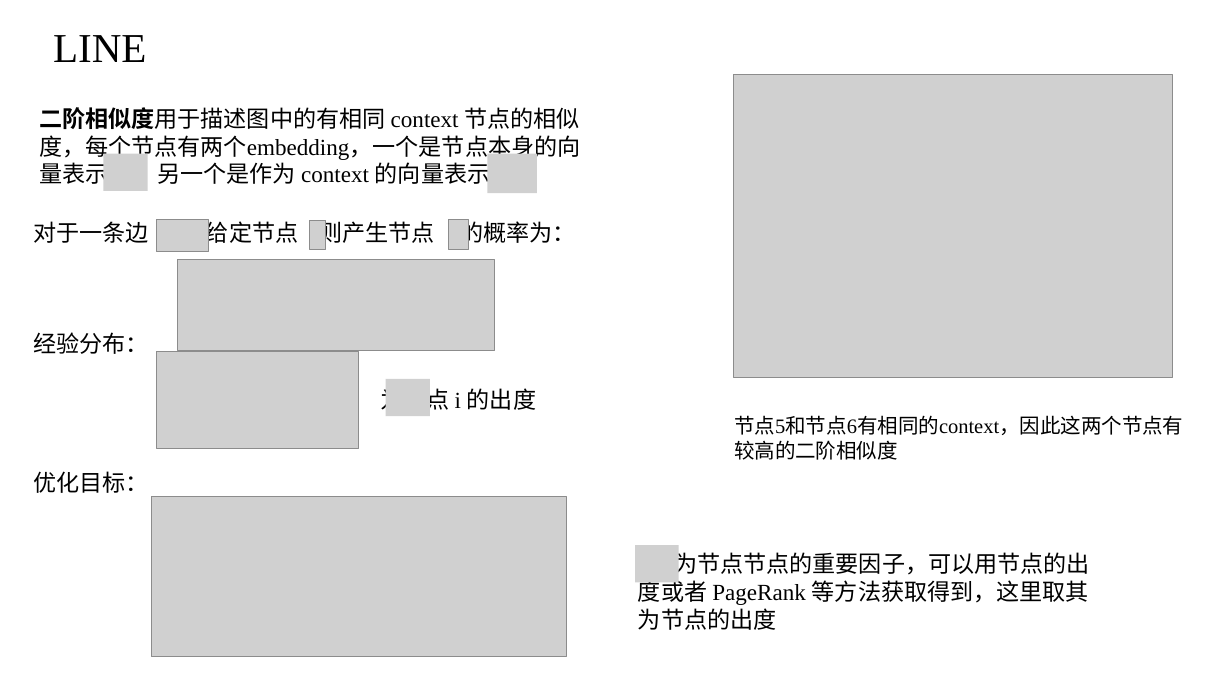
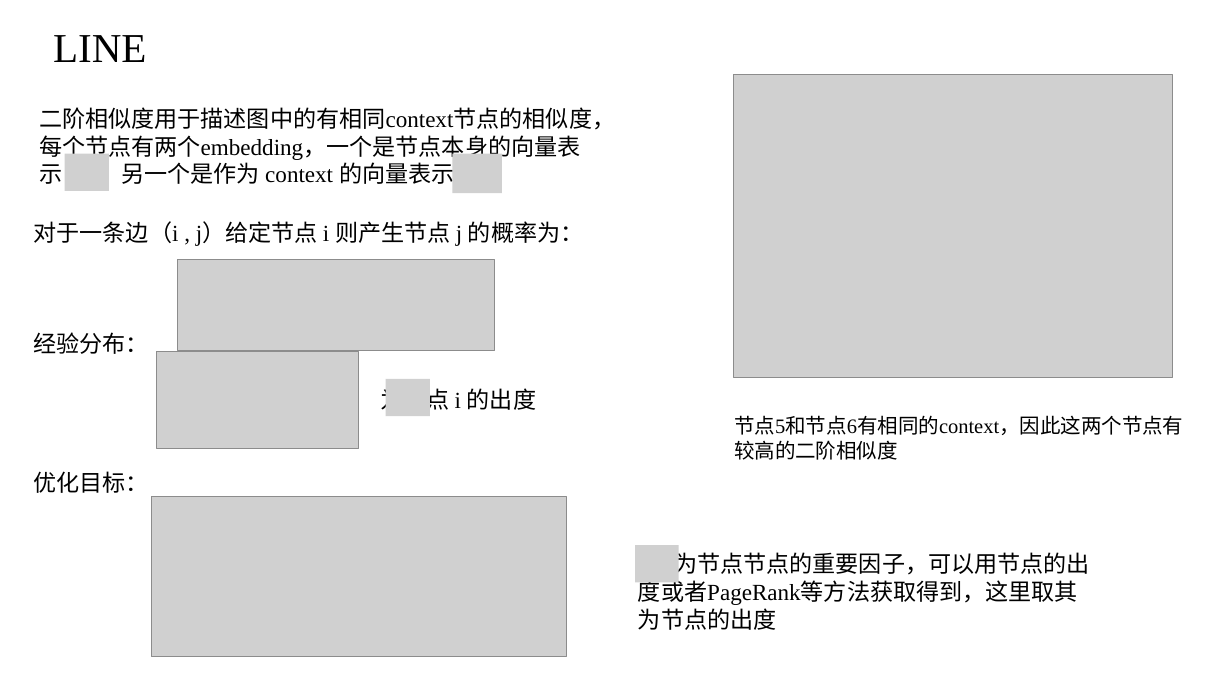
Before and after one commit to Chen-Hao-fc/Libraries, a slide deck: slide 4 of paper/graphEmbedding/Graph Embedding陈浩.pptx (slide 5 before the commit). Drawn at 1232x693 pixels with LibreOffice and Linux fonts; fonts in the diff are those of the drawing; grey boxes stand for pictures. Boxes give left, top, right and bottom in pixels: in the first picture for what was removed or moved away, otherwise in the second. Text is boxed around its words. In the diff, an @@ line names an element or a change of style, - is before the commit and + after.

```diff
--- a/paper/graphEmbedding/Graph Embedding陈浩.pptx
+++ b/paper/graphEmbedding/Graph Embedding陈浩.pptx
@@ text at <box>39,107,615,188</box>: spaces changed @@
-二阶相似度用于描述图中的有相同 context 节点的相似度，每个节点有两个embedding，一个是节点本身的向量表示 ，另一个是作为 context 的向量表示
+二阶相似度用于描述图中的有相同context节点的相似度，每个节点有两个embedding，一个是节点本身的向量表示 ，另一个是作为 context 的向量表示
@@ picture added at <box>65,153,109,190</box> @@
@@ picture removed at <box>104,153,148,190</box> @@
@@ picture added at <box>453,153,503,193</box> @@
@@ picture removed at <box>487,153,537,193</box> @@
@@ text at <box>34,221,583,246</box>: text changed @@
-对于一条边 给定节点 则产生节点 的概率为：
+对于一条边（i , j）给定节点 i 则产生节点 j 的概率为：
@@ picture removed at <box>156,220,209,252</box> @@
@@ picture removed at <box>310,221,325,250</box> @@
@@ picture removed at <box>448,219,469,250</box> @@
@@ text at <box>638,549,1090,630</box>: spaces changed @@
-为节点节点的重要因子，可以用节点的出度或者 PageRank 等方法获取得到，这里取其为节点的出度
+为节点节点的重要因子，可以用节点的出度或者PageRank等方法获取得到，这里取其为节点的出度
```
Also in this commit, not shown: 5 other slides changed, 4 slides removed, 17 other files.
